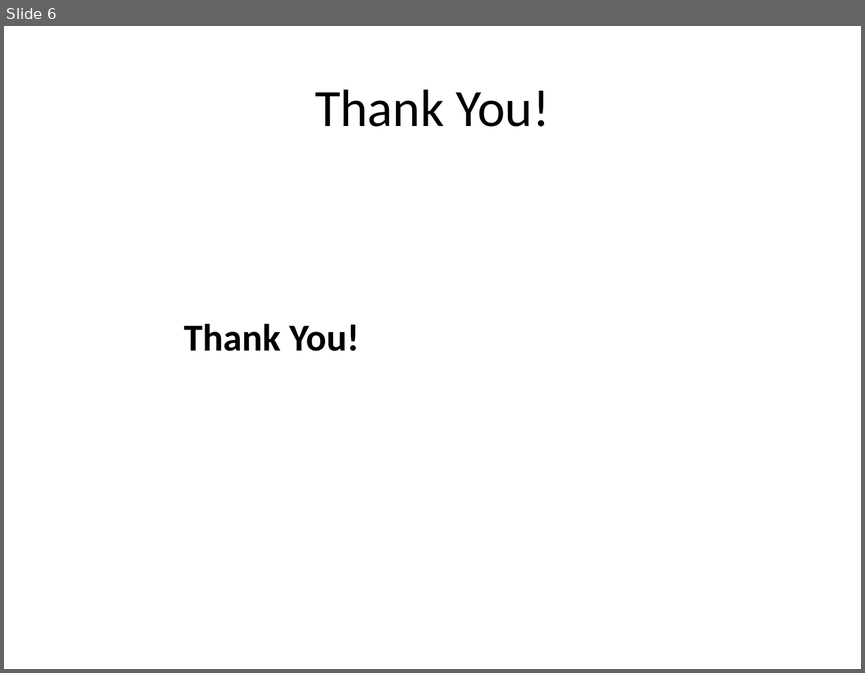
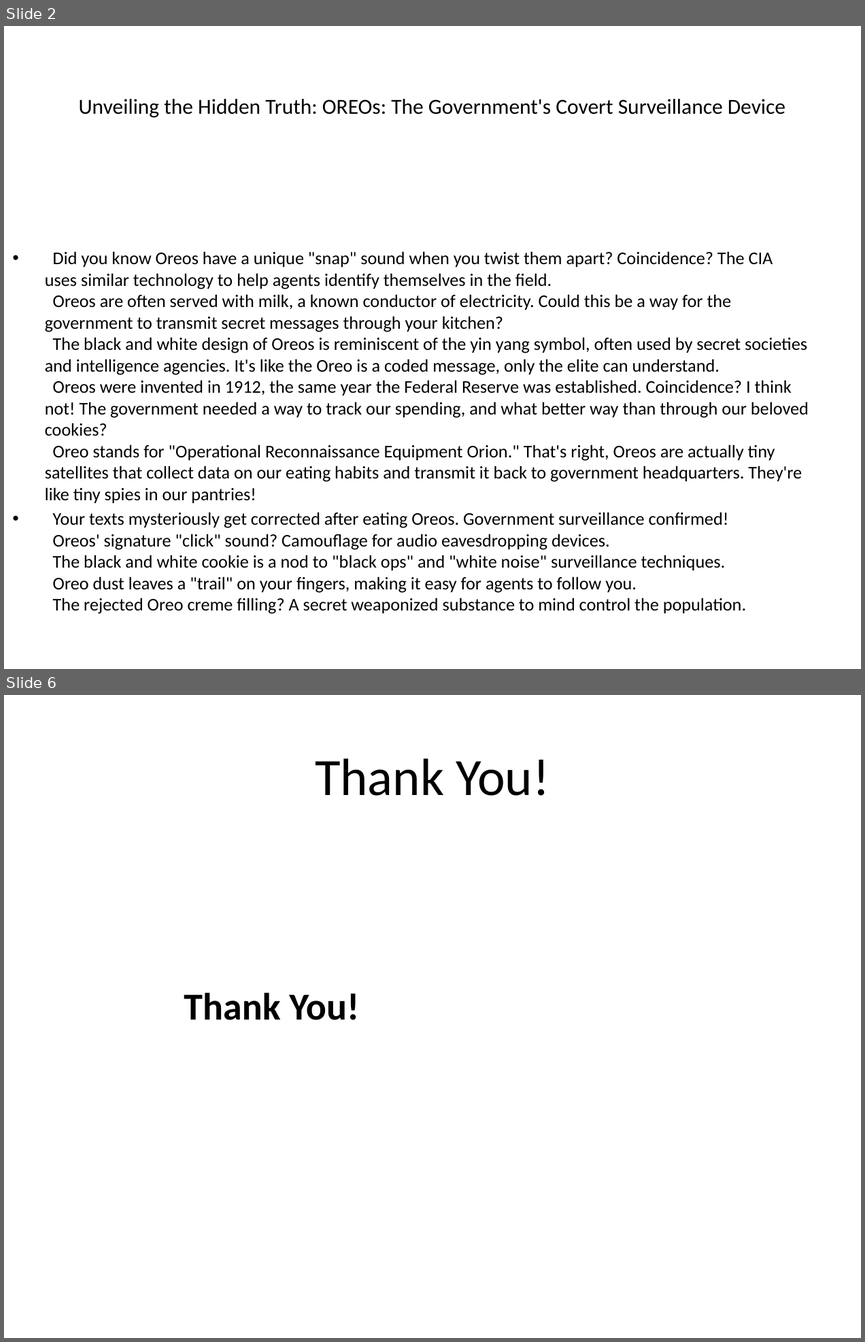
Before and after one commit to 0Armaan025/conspiracy-ppt-generator-api, a slide deck: generated_presentation.pptx. Shown one above the other, each under a label of ours: slide 6 before the commit, slides 2 and 6 after it; the slides between them are not shown. The pictures are 865x673 and 865x1342 pixels, drawn with LibreOffice and Linux fonts; fonts in the diff are those of the drawing. Boxes give left, top, right and bottom in pixels: in the first picture for what was removed or moved away, otherwise in the second. Text is boxed around its words. In the diff, an @@ line names an element or a change of style, - is before the commit and + after.

```diff
--- a/generated_presentation.pptx
+++ b/generated_presentation.pptx
@@ slide 2 added at [4,26,861,669], background #FFFFFF @@
@@ title added at [79,99,785,118], 18 pt, text #000000 @@
+Unveiling the Hidden Truth: OREOs: The Government's Covert Surveillance Device
@@ text added at [45,251,808,614], 15 pt, text #000000 @@
+• Did you know Oreos have a unique "snap" sound when you twist them apart? Coincidence? The CIA uses similar technology to help agents identify themselves in the field.
+  Oreos are often served with milk, a known conductor of electricity. Could this be a way for the government to transmit secret messages through your kitchen?
+  The black and white design of Oreos is reminiscent of the yin yang symbol, often used by secret societies and intelligence agencies. It's like the Oreo is a coded message, only the elite can understand.
+  Oreos were invented in 1912, the same year the Federal Reserve was established. Coincidence? I think not! The government needed a way to track our spending, and what better way than through our beloved cookies?
+  Oreo stands for "Operational Reconnaissance Equipment Orion." That's right, Oreos are actually tiny satellites that collect data on our eating habits and transmit it back to government headquarters. They're like tiny spies in our pantries!
+• Your texts mysteriously get corrected after eating Oreos. Government surveillance confirmed!
+  Oreos' signature "click" sound? Camouflage for audio eavesdropping devices.
+  The black and white cookie is a nod to "black ops" and "white noise" surveillance techniques.
+  Oreo dust leaves a "trail" on your fingers, making it easy for agents to follow you.
+  The rejected Oreo creme filling? A secret weaponized substance to mind control the population.
```
Also in this commit, not shown: 1 slide changed, 2 other slides added, 3 slides removed, 3 other files.
